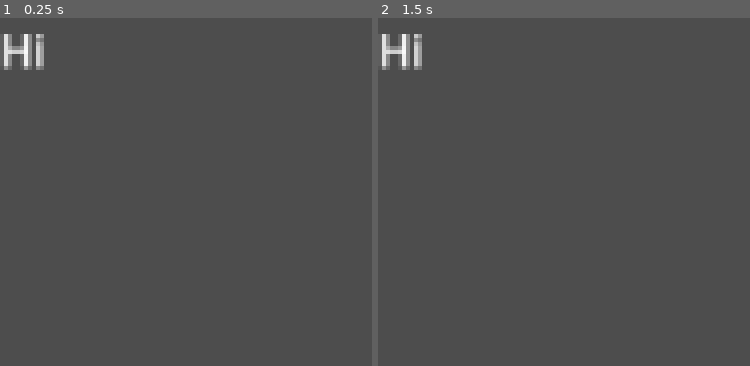
Above: before the commit, frames 1-2 (left to right).
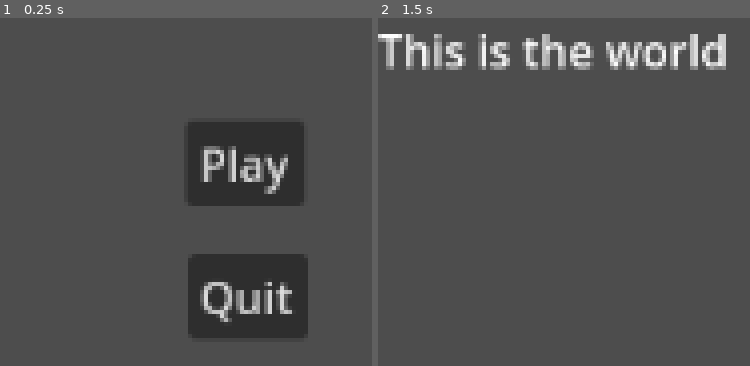
Above: after the commit, the same moments.

Repository: Dev-Makwana44/Lumishot
Game: Godot game, scene res://main.tscn
The game is run twice, just before and just after one commit, with the same random seed, the same clock (stepped at 60 frames per second) and the same inputs.
Inputs (mouse positions are in pixels of both pictures, inside the frame that each line leads up to):
- Up to frame 1 (0.25 s): no input
- Up to frame 2 (1.5 s): click (623, 164) at 0.5 s, where only the run after the commit has a clickable "Play"; tap Enter at 1.25 s

The runs differ from the first frame. In frame 1, 15% of the frame differs, in the area x 1-83%, y 4-92%; in frame 2, 5.1%.

Commit message:
Created the main menu and world scene

Diff:
--- /dev/null
+++ b/main.gd
@@ -0,0 +1,19 @@
+extends Node2D
+
+
+# Called when the node enters the scene tree for the first time.
+func _ready():
+	pass # Replace with function body.
+
+
+# Called every frame. 'delta' is the elapsed time since the previous frame.
+func _process(delta):
+	pass
+
+
+func _on_quit_button_pressed():
+	get_tree().quit()
+
+
+func _on_play_button_pressed():
+	get_tree().change_scene_to_file("res://world.tscn")
--- a/main.tscn
+++ b/main.tscn
@@ -1,8 +1,27 @@
-[gd_scene format=3 uid="uid://cxt80co36mkf5"]
+[gd_scene load_steps=2 format=3 uid="uid://cxt80co36mkf5"]
 
-[node name="Node2D" type="Node2D"]
+[ext_resource type="Script" path="res://main.gd" id="1_al1vu"]
 
-[node name="Label" type="Label" parent="."]
-offset_right = 40.0
-offset_bottom = 23.0
-text = "Hi"
+[node name="Main" type="Node2D"]
+position = Vector2(47, 112)
+script = ExtResource("1_al1vu")
+
+[node name="Play Button" type="Button" parent="."]
+offset_left = 20.0
+offset_top = -75.0
+offset_right = 63.0
+offset_bottom = -44.0
+text = "Play"
+metadata/_edit_use_anchors_ = true
+
+[node name="Quit Button" type="Button" parent="."]
+offset_left = 21.0
+offset_top = -27.0
+offset_right = 64.0
+offset_bottom = 4.0
+tooltip_text = "This is how you exit the game."
+text = "Quit"
+metadata/_edit_use_anchors_ = true
+
+[connection signal="pressed" from="Play Button" to="." method="_on_play_button_pressed"]
+[connection signal="pressed" from="Quit Button" to="." method="_on_quit_button_pressed"]
--- /dev/null
+++ b/world.tscn
@@ -0,0 +1,8 @@
+[gd_scene format=3 uid="uid://ccyqf1eriwngl"]
+
+[node name="World" type="Node2D"]
+
+[node name="Label" type="Label" parent="."]
+offset_right = 40.0
+offset_bottom = 23.0
+text = "This is the world"
Not shown, added: docs/index.apple-touch-icon.png.import
Not shown, added: docs/index.icon.png.import
Not shown, added: docs/index.png.import
